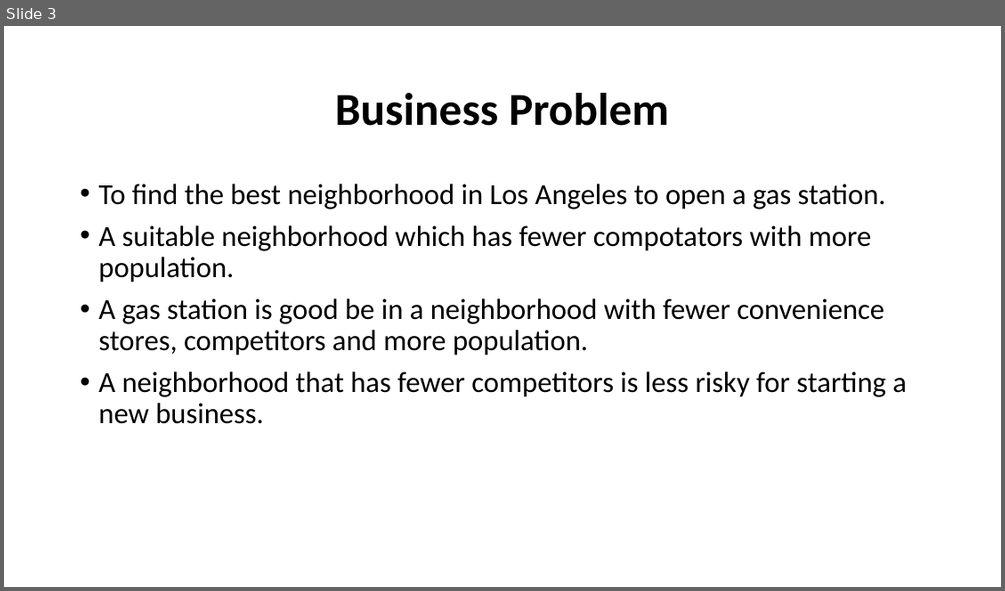
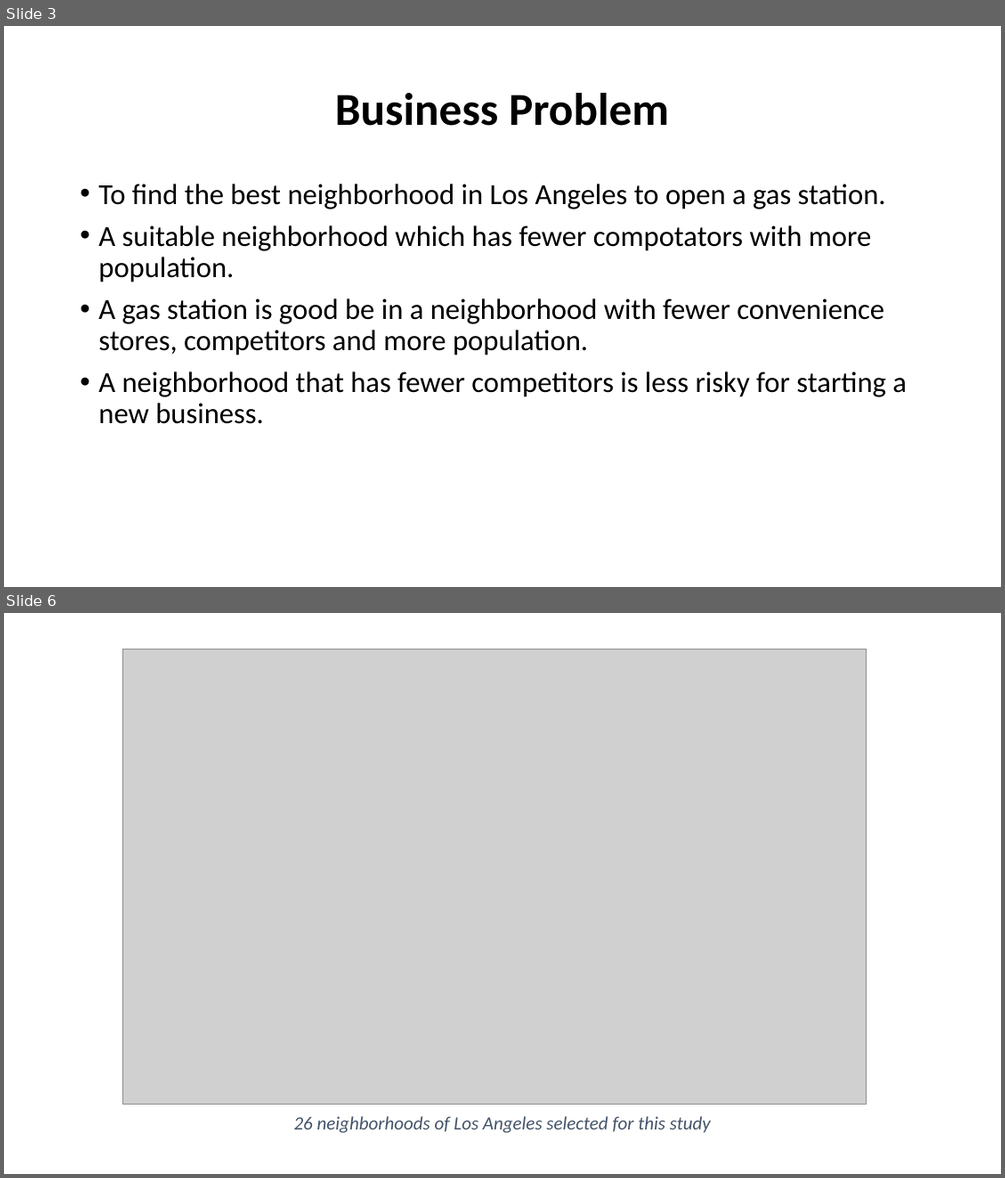
Before and after one commit to manipopuri/Coursera_Capstone, a slide deck: Find the Best Location to Open a Gas Station in Los Angeles.pptx. Shown one above the other, each under a label of ours: slide 3 before the commit, slides 3 and 6 after it; the slides between them are not shown. The pictures are 1005x591 and 1005x1178 pixels, drawn with LibreOffice and Linux fonts; fonts in the diff are those of the drawing; grey boxes stand for pictures. Boxes give left, top, right and bottom in pixels: in the first picture for what was removed or moved away, otherwise in the second. Text is boxed around its words. In the diff, an @@ line names an element or a change of style, - is before the commit and + after.

```diff
--- a/Find the Best Location to Open a Gas Station in Los Angeles.pptx
+++ b/Find the Best Location to Open a Gas Station in Los Angeles.pptx
@@ slide 6 added at [4, 613, 1001, 1174], background #FFFFFF @@
@@ picture added at [123, 649, 866, 1103] @@
@@ text added at [294, 1116, 711, 1133], 18 pt, text #44546A, italic @@
+26 neighborhoods of Los Angeles selected for this study
```
Also in this commit, not shown: 9 other slides added.
